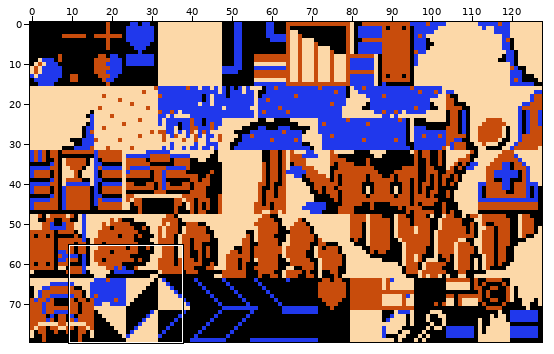
Two versions of one sprite sheet, assets/images/tilesets/tiles-rocky.png. Above, an overview of the earlier version with the close-up marked.
Close-up. The starting point:
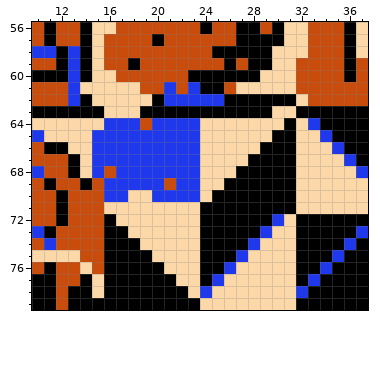
The file is 128x80 pixels. Shown: x 10..37, y 56..79.
After:
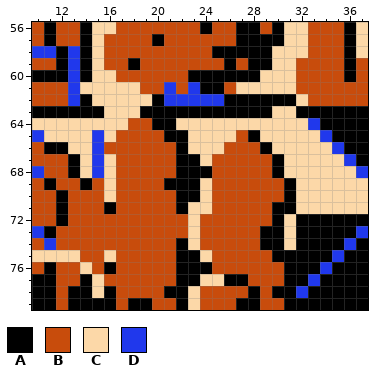
Palette (. is transparent): A #000000  B #c84c0c  C #fcd8a8  D #2038ec
Author's note on the commit: fixed many errors with rocky subbiome, just a few simple errors left
Diff:
Colour B becomes colour A in row 69 at x 21.
Colour C becomes colour A in row 65 at x 28; in row 68 at x 24; in row 71 at x 16 and 22; in row 73 at x 30; in row 74 at x 22 and 29 to 30; in row 75 at x 22 to 23 and 30 to 31.
Colour C becomes colour A in row 76 at x 22 to 23 and 31; in row 77 at x 22 to 23, 26 to 27 and 31; in row 78 at x 28 and 30 to 31; in row 79 at x 27 to 28 and 31.
Colour D becomes colour A in row 64 at x 20 to 21; in row 65 at x 21 to 22; in row 66 at x 22; in rows 67 to 70 at x 22 to 23; in row 72 at x 30; in row 73 at x 29.
Colour A becomes colour B in row 67 at x 28 to 29; in row 68 at x 27 to 29; in row 69 at x 26 to 30; in row 70 at x 25 to 30; in row 71 at x 25 to 29; in row 72 at x 16 and 24 to 29.
Colour A becomes colour B in row 73 at x 16 to 17 and 24 to 28; in row 74 at x 16 to 18 and 24 to 27; in row 75 at x 17 to 19 and 25 to 26; in row 76 at x 17 to 20 and 25; in row 77 at x 16 to 21; in row 78 at x 17 to 20.
Colour A becomes colour B in row 79 at x 17 and 20 to 21.
Colour C becomes colour B in row 65 at x 27; in row 66 at x 26 to 28; in row 67 at x 25 to 27; in row 68 at x 25 to 26; in row 69 at x 25; in row 70 at x 18 to 19.
Colour C becomes colour B in row 71 at x 17 to 21; in row 72 at x 17 to 22; in row 73 at x 18 to 22; in row 74 at x 19 to 21; in row 75 at x 20 to 21 and 28 to 29; in row 76 at x 21 and 27 to 30.
Colour C becomes colour B in row 77 at x 28 to 30; in row 78 at x 25 to 27 and 29; in row 79 at x 24 to 26 and 29 to 30.
Colour D becomes colour B in row 64 at x 18; in row 65 at x 17 to 20; in row 66 at x 16 to 21; in rows 67 to 68 at x 17 to 21; in row 69 at x 17 to 20; in row 70 at x 17 and 20 to 21.
Colour D becomes colour B in row 74 at x 28; in row 75 at x 27; in row 76 at x 26; in row 78 at x 24.
Colour A becomes colour C in row 64 at x 31; in rows 65 to 66 at x 30 to 31; in rows 67 to 68 at x 31; in row 71 at x 24; in row 75 at x 16 and 24; in row 77 at x 24.
Colour A becomes colour C in row 79 at x 23.
Colour B becomes colour C in row 68 at x 16.
Colour D becomes colour C in row 64 at x 16 to 17 and 22 to 23; in row 65 at x 16 and 23; in row 66 at x 23; in row 67 at x 16; in rows 69 to 70 at x 16; in row 77 at x 25.
